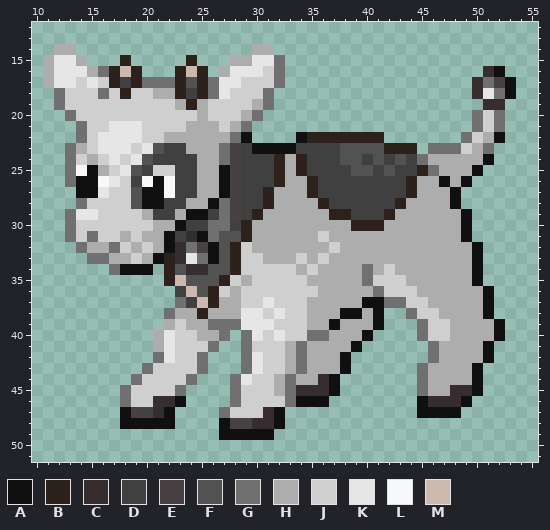
Edited in one commit: pixel-art sprite (graphics/pokemon/moocalf/front-shiny-frame-2.png). This is how it looked before the edit.
The file is 64x64 pixels. Colours within 5 levels of each other are drawn and written as one. Shown: x 10..55, y 12..51.
Palette (. is transparent): A #101010  B #2c221b  C #362e2e  D #404040  E #484144  F #525252  G #707070  H #adadad  J #cfcfcf  K #e6e6e6  L #f7f8f9  M #cdb8af
Pixels before, first column x 11:
14 .HH................HH......................
15 HKKH...B.....B...HHKKG.....................
16 HKKKHGBMB...BMB.HKKKJG..................CA.
17 HKKJKJBDBGGGBFBGKKJJJG.................CGEA
18 .GJJJGJBJJHHBDBGKJJJG..................CKGA
19 .GJJJJJJJJJJHBHJJJJHG...................CC.
20 ..GJJJJJJJJJJJHJJJHG...................GJG.
21 ...GJJKKKJJJJHHHJHG....................GJG.
22 ...GJKKKKJJHHHHHHGA....ABBBBBBB.......GJHA.
23 ..GHJKKKJKFDDHHHGEDAAAADDDDFFFFBBB.GGGJHG..
24 ..GJHJKJKFDDDDHHGEDDDBHBDDDFFDFDFDGHHHHHA..
25 ..GLAHJKFDJJDDHHAEDDDBHBDDDDFFDFDDBGHHHA...
26 ..GAALKJDLALDDHHAEDDDBHHBDDDDDDDDBHHAHA....
27 ...AAKJJFAALDDHHAEDDBHHHBDDDDDDDDBHHHA.....
28 ...GJJJJFAADDHHAGEDDBHHHHBDDDDDDBHHHHA.....
29 ..GKKJJJJHDDHAADGEDBHHHHHHBBDDDBHHHHHHA....
30 ..GJJJJJJJHHADDGGDBHHHHHHHHHBBBHHHHHHHA....
31 ..GJGJJHJHHADCAGFFBHHHHHHJHHHHHHHHHHHHA....
32 ...GHHGJHJHACGEAFBJHHHHHHHJHHHHHHHHHHHHA...
33 ....GGHHJHABCKGAFBJJHHHJHJHHHHHHHHHHHHHA...
34 ......GAAA.BFCCFFBJJJJJHJHHHHGHJHHHHHHHA...
35 ...........BMFFFBJHJJJJJHHHHHGJJJHHHHHHA...
36 ............DMFBJHJJJJJJJHHHHHGJJJHHHHHHA..
37 ............GDMBHHJJKJJJHHHHHAAGGJJHHHHHA..
38 ...........GHHBHHHKKJKJJHHHAAHA..GJJHHHHA..
39 ...........HJHHGGGKKKJJJHHAHHHA...GJJHHHHA.
40 ..........HKJJHHG.GKJKJJGGHHHA....GJJHHHHA.
41 ..........HKJJJG..GJJJHGHHHHA......GHHHHA..
42 ..........GKJJG...GKJJHGHHHA.......GHHHHA..
43 .........GJJJJG...GKJJHGHHHA......GHHHHA...
44 ........GJJJJG...GKJJHGHHCA.......GHHHHA...
45 .......GJJJJG....GJJJHGCCCA.......GHHCCA...
46 .......GJJCCA....GJJJJGAAA........ACCCA....
47 .......AEECA....GJJJCA............AAAA.....
48 .......AAAAA....AEECCA.....................
49 ................AAAAA......................
After:
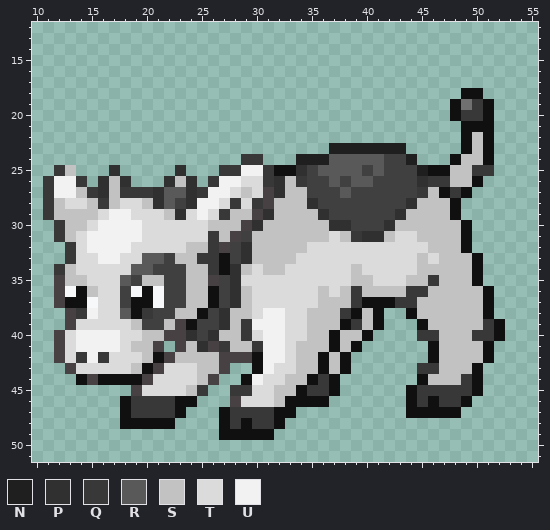
Colours new in this view: N #1f1f1f  P #303030  Q #383838  R #595959  S #c2c2c2  T #dbdbdb  U #f2f2f2
Change:
Changed rows in their new state; - is an unchanged pixel.
first column x 11:
14 -..----------------..----------------------
15 ....---.-----.---.....---------------------
16 .........---...-......------------------..-
17 ......................-----------------....
18 -....................-----------------AA...
19 -....................----------------AGQA.-
20 --..................-----------------AQQA.-
21 ---................-------------------AAA.-
22 ---................----........-------ASA.-
23 --........................NNNNNNN.-...ASA--
24 --................QQ...NNNRRRRR-DN...ASS---
25 -QS...P.....P...QQUUQAAP-RRRRDRD--NAASSQQ--
26 QUUQ.PSP...PSP.QUUTTQPSQD-R-RR---DPQQSSA---
27 QUUSQPSQQQPRRPQUUTSTEPSSD--R-----DQSAQA----
28 QSTTSQSTTSPR-PUUTQTQESSSPD------DPSSS------
29 QSSSSTUUTTTSPTUTQSSEPSSSSPDD---DPSSSSA.----
30 -QSSTUUUUTTTTTTSSSEPSSSSSSPPDDDPSSSSSS-----
31 -QSTUUUUUTTTTTTQSEDSSSSSSSTSQPPSTTSSSS-----
32 --QTUUUUTTTTTSSQEDPSSSSSTTTTTTTTTTTSSSA.---
33 --QTTUUTTRRDSSQQADPSSSSTTTTTTTTTTTSTSSS----
34 -QSTTTTTRRDDDSSQAPSTSSTTTTTTSTTTTTSSSSS----
35 -ESSTTTRDSSDDSSEDPTTTTTTTTTTSSTTTSSQSSS----
36 -ELASTTDLALD-SSADPSTTTTTTSTSQSSSSQQSSSSS---
37 -EAALTTDAALDDSSADPSTTTTTTSSSQ--AQQSSSSSS---
38 --EQUTTRAQDDSSADPSSTUUTTSSSQ-S---ASSSSSS---
39 --ETTTTTSDDSEADDPSQUUUTTSSSAQS----ASSSSSQ--
40 -ETUUUUTTSSEEPDPSSQTUUTTSSASS-----QQSSSQQ--
41 -ETUUUUTSSE.ESPEQSSQUUTSSSAS-------ASSSS---
42 -ETQUQTTTSAESSSSEEEAUUTSSAS--------ASSSS---
43 --ETTTTTSAETTTSSE-.AUTTSSAS-------QQSSS----
44 ---AEAAAAETTTTSE-.AUTTSSAQ--------ASSSQ----
45 -------.ETTTTSQ--QQTTSSAQQ-------AQQQQQ----
46 -------AQQQQ-A---ETTTSA----------AQAQQ-----
47 --------QQQQA---AQQQQ-A----------A---------
48 -----------------QAQQ----------------------
Where, in picture pixels (left, top, right, bottom), the same in both pictures:
changed: (43, 44, 516, 429)
